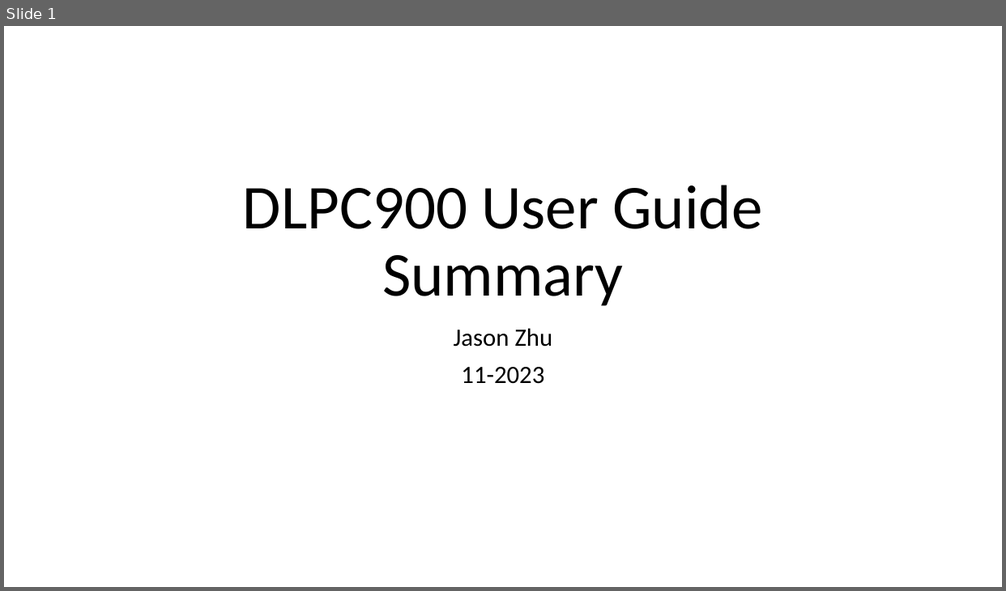
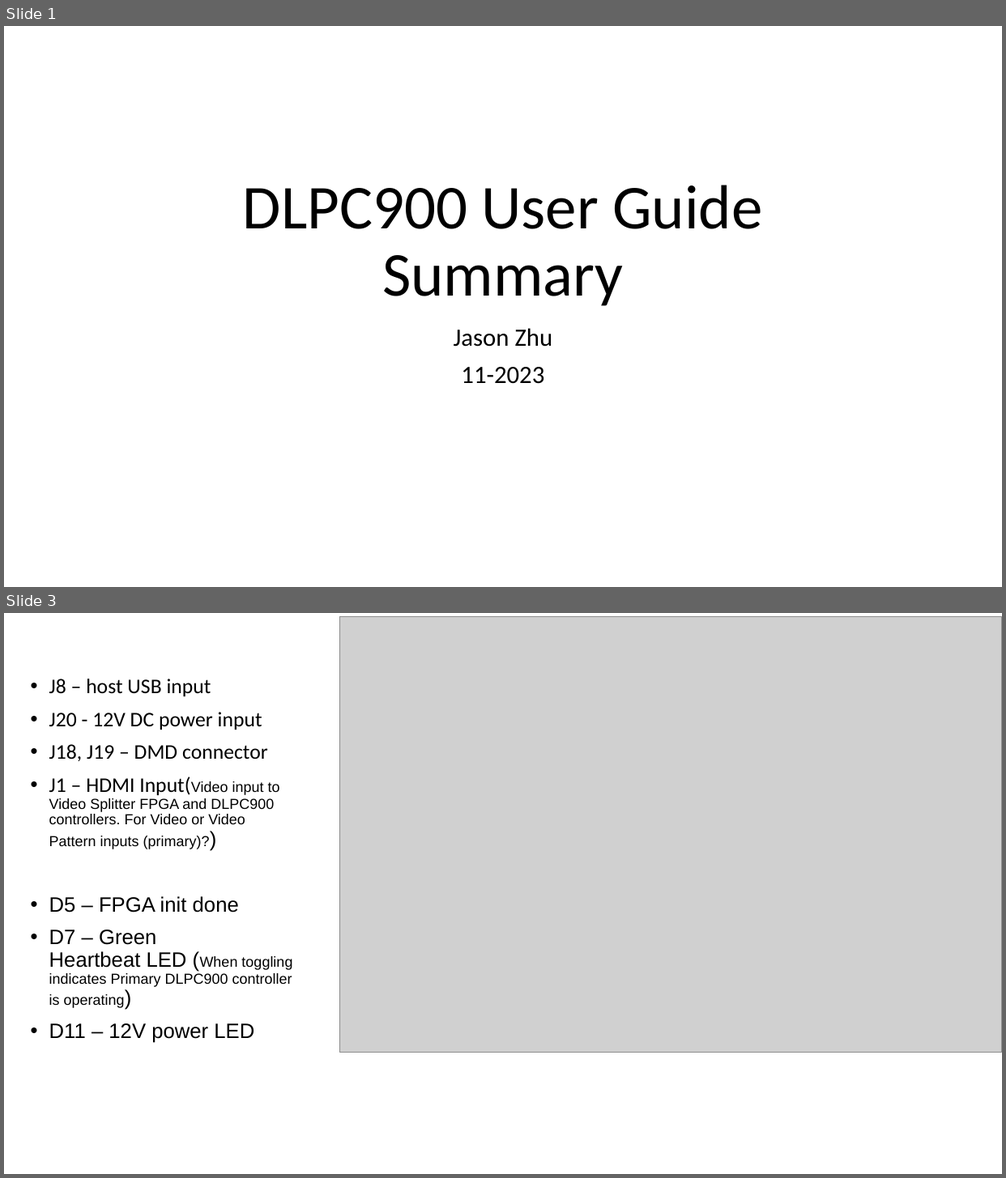
Before and after one commit to zhuyuezx/CSC494_holoprojector, a slide deck: Notes/User Guide Summary.pptx. Shown one above the other, each under a label of ours: slide 1 before the commit, slides 1 and 3 after it; the slides between them are not shown. The pictures are 1006x591 and 1006x1178 pixels, drawn with LibreOffice and Linux fonts; fonts in the diff are those of the drawing; grey boxes stand for pictures. Boxes give left, top, right and bottom in pixels: in the first picture for what was removed or moved away, otherwise in the second. Text is boxed around its words. In the diff, an @@ line names an element or a change of style, - is before the commit and + after.

```diff
--- a/Notes/User Guide Summary.pptx
+++ b/Notes/User Guide Summary.pptx
@@ slide 3 added at (x1=4, y1=613, x2=1002, y2=1174), background #FFFFFF @@
@@ picture added at (x1=339, y1=617, x2=1002, y2=1053) @@
@@ text added at (x1=49, y1=679, x2=292, y2=1043), 14 pt, text #000000 @@
+• J8 – host USB input
+• J20 - 12V DC power input
+• J18, J19 – DMD connector
+• J1 – HDMI Input(Video input to Video Splitter FPGA and DLPC900 controllers. For Video or Video
+  Pattern inputs (primary)?)
+• D5 – FPGA init done
+• D7 – Green
+  Heartbeat LED (When toggling indicates Primary DLPC900 controller is operating)
+• D11 – 12V power LED
```
Also in this commit, not shown: 6 other slides added, 1 slide removed.
